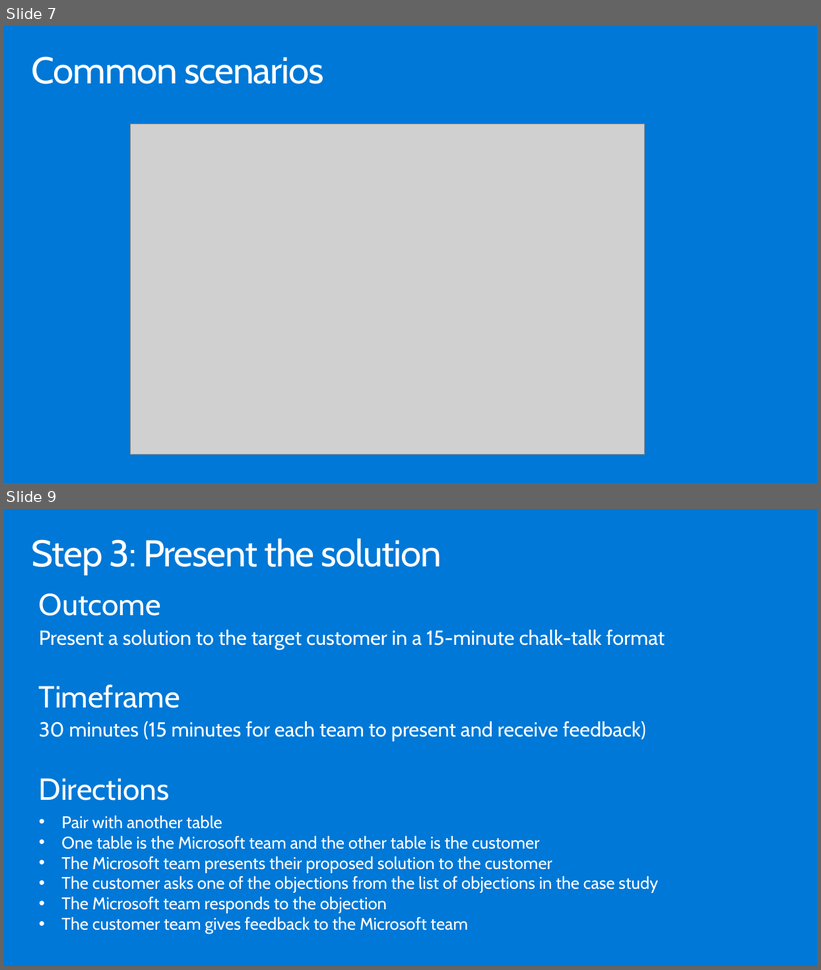
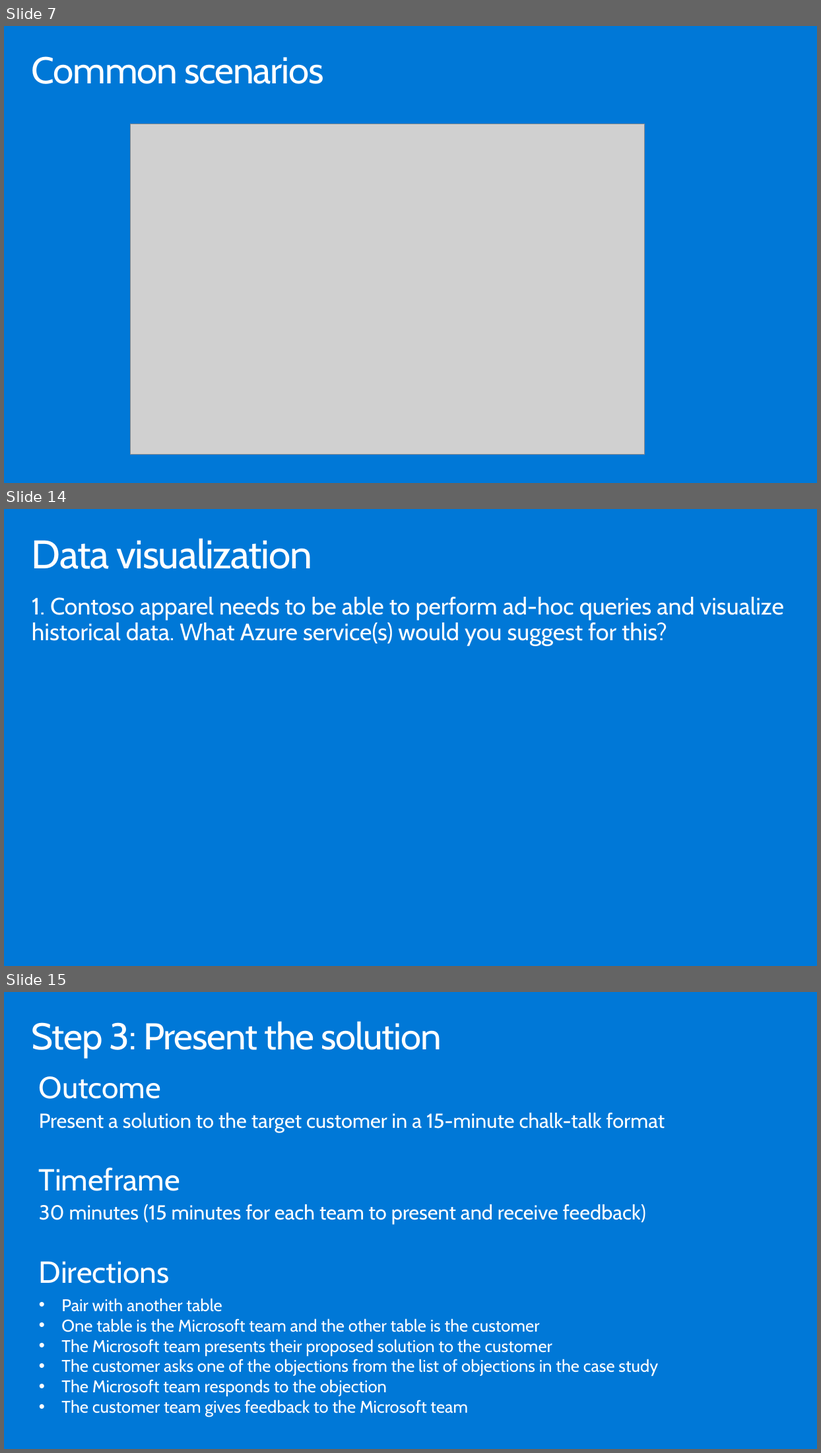
Before and after one commit to solliancenet/microsoft-leveraging-azure-digital-twins-supply-chain, a slide deck: Whiteboard design session/WDS trainer presentation - Leveraging Azure Digital Twins in a supply chain.pptx. Shown one above the other, each under a label of ours: slides 7 and 9 before the commit, slides 7, 14 and 15 after it; the slides between them are not shown. The pictures are 821x970 and 821x1453 pixels, drawn with LibreOffice and Linux fonts; fonts in the diff are those of the drawing; grey boxes stand for pictures. Boxes give left, top, right and bottom in pixels: in the first picture for what was removed or moved away, otherwise in the second. Text is boxed around its words. In the diff, an @@ line names an element or a change of style, - is before the commit and + after.

```diff
--- a/Whiteboard design session/WDS trainer presentation - Leveraging Azure Digital Twins in a supply chain.pptx
+++ b/Whiteboard design session/WDS trainer presentation - Leveraging Azure Digital Twins in a supply chain.pptx
@@ slide 14 added at box(4, 509, 817, 966), background #0078D7 @@
@@ title added at box(32, 538, 312, 569), 47 pt, text #FFFFFF @@
+Data visualization
@@ text added at box(32, 597, 784, 646), 28 pt, text #FFFFFF @@
+1. Contoso apparel needs to be able to perform ad-hoc queries and visualize historical data. What Azure service(s) would you suggest for this?
@@ what was slide 9 is now slide 15 @@
```
Also in this commit, not shown: 5 other slides added, 5 other files.
